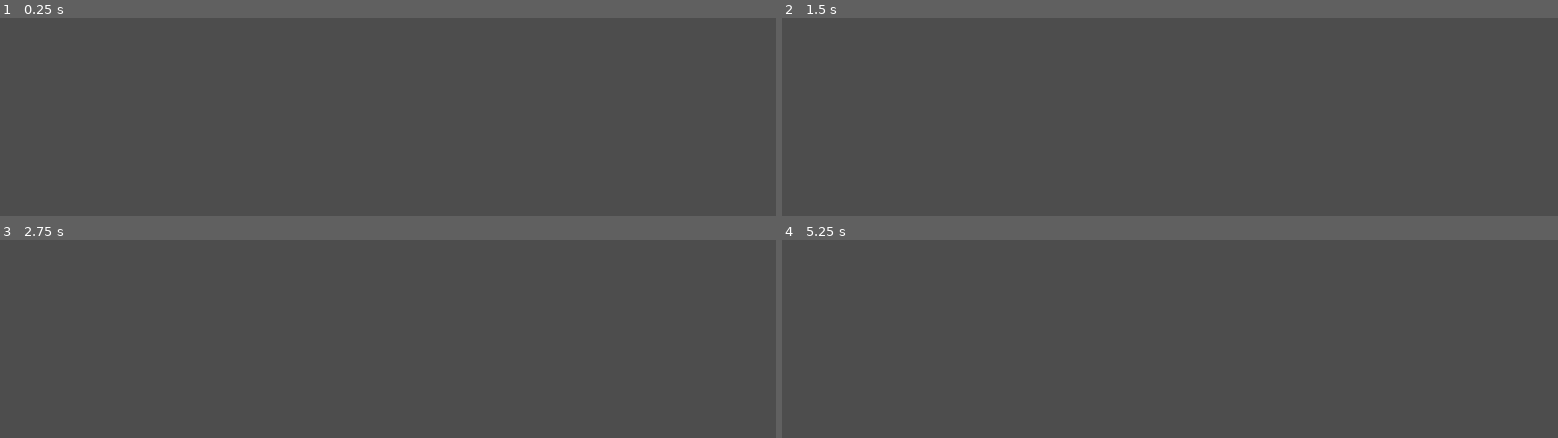
Above: before the commit, frames 1-4 (two rows, left to right).
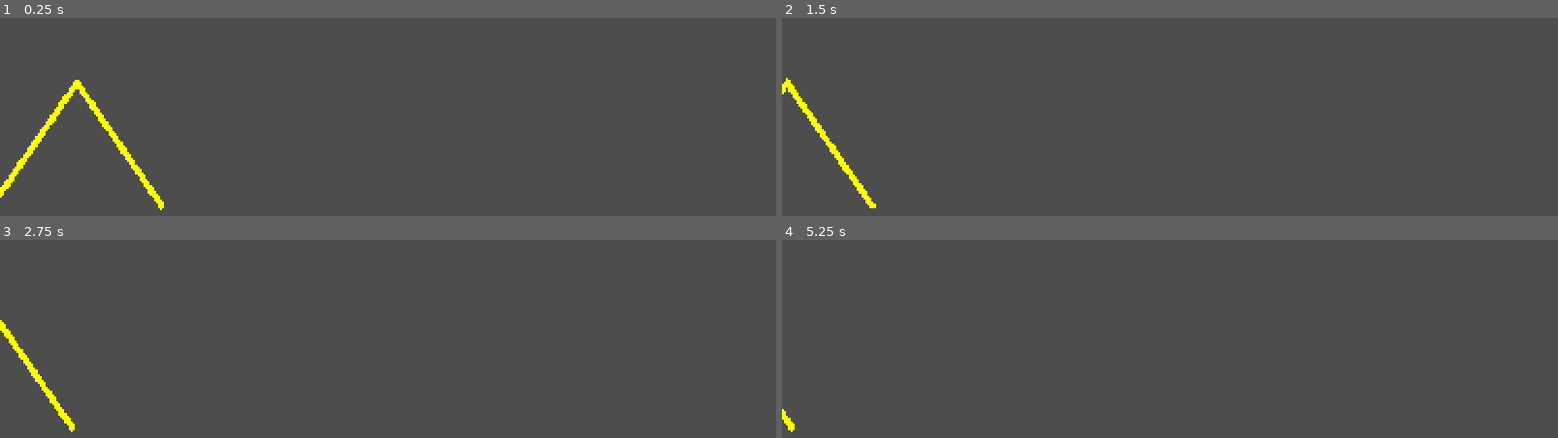
Above: after the commit, the same moments.

Repository: YugeCse/first-blood
Game: Godot game, scene res://scenes/tscns/unit_test_scene.tscn
Same seed, same stepped clock (60 frames per second), same inputs: the game is played once before the commit and once after it. This scene is started directly instead of the project's main scene.
Inputs:
- Up to frame 1 (0.25 s): no input
- Up to frame 2 (1.5 s): tap Enter at 0.5 s; hold Right (ui_right) from 0.53 s (still down); tap Up (ui_up) at 0.77 s
- Up to frame 3 (2.75 s): tap Up (ui_up) at 1.52 s; release Right (ui_right) at 2.03 s; hold Left (ui_left) from 2.03 s (still down)
- Up to frame 4 (5.25 s): release Left (ui_left) at 2.78 s; hold Right (ui_right) 2.78-4.28 s; tap Up (ui_up) at 3.02, 3.77, 4.52 s; tap Space at 4.25 s; hold Left (ui_left) 4.28-5.03 s; tap Enter at 5 s; hold Right (ui_right) from 5.03 s (still down)

The runs differ from the first frame. In frame 1, 1.2% of the frame differs, in the area x 0-22%, y 31-98%; in frame 2, 0.7%; in frame 3, 0.5%; in frame 4, less than 0.1%.

Commit message:
#优化油桶爆炸飞行路径

Diff:
--- /dev/null
+++ b/scenes/scripts/unit_test_scene.gd
@@ -0,0 +1,73 @@
+@tool
+extends Control
+
+# Called when the node enters the scene tree for the first time.
+func _ready() -> void:
+	var path2d = Path2D.new()
+	path2d.curve = _create_bom_road()
+	var line2d = draw_curve_with_line2d( _create_bom_road())
+	line2d.position = Vector2(200, 200)
+
+	line2d.width = 3
+	line2d.default_color = Color.YELLOW
+
+	line2d.points = path2d.curve.get_baked_points()
+
+	#var start_pos = global_position
+	#var contrl_pos = _get_bom_high_coord()
+	#var dist_x = contrl_pos.x - start_pos.x
+	#var final_pos = Vector2(contrl_pos.x + dist_x, start_pos.y)
+	#
+	## 采样显示
+	#var points: PackedVector2Array = []
+	#var sample_count = 100
+	#for i in range(sample_count + 1):
+		#var t = i / float(sample_count)
+		## 二次贝塞尔公式
+		#var point = (1.0 - t) * (1.0 - t) * start_pos + \
+				   #2.0 * (1.0 - t) * t * contrl_pos + \
+				   #t * t * final_pos
+		#points.append(point)
+	#line2d.points = points
+	add_child(path2d)
+	add_child(line2d)
+	print('hello')
+
+# Called every frame. 'delta' is the elapsed time since the previous frame.
+func _process(_delta: float) -> void:
+	pass
+
+## 获取爆炸最高点
+func _get_bom_high_coord() -> Vector2:
+	var d_x = randf_range(15, 60)
+	var d_h = randf_range(30, 80)
+	var dir = -1 if randi_range(0, 1) == 0 else 1
+	return Vector2(global_position.x + dir * d_x, global_position.y - d_h)
+
+func _create_bom_road() -> Curve2D:
+	var start_pos = global_position
+	var contrl_pos = _get_bom_high_coord()
+	var dist_x = contrl_pos.x - start_pos.x
+	var final_pos = Vector2(contrl_pos.x + dist_x, start_pos.y)
+	var curve = Curve2D.new()
+	curve.add_point(start_pos)
+	# 中间控制点（二次贝塞尔的控制点）
+	# 计算控制柄，使点成为三次贝塞尔的中间点
+	var in_vec = (contrl_pos - start_pos) * 0.5
+	var out_vec = (final_pos - contrl_pos) * 0.5
+
+	curve.add_point(contrl_pos, -in_vec, out_vec)
+
+	curve.add_point(final_pos)
+	prints(start_pos, contrl_pos, final_pos)
+	return curve
+
+func draw_curve_with_line2d(curve: Curve2D) -> Line2D:
+	var line2d = Line2D.new()
+	line2d.width = 2.0
+	line2d.default_color = Color.RED
+
+	# 采样曲线点
+	var points: PackedVector2Array = curve.get_baked_points()
+	line2d.points = points
+	return line2d
--- a/scenes/tscns/unit_test_scene.tscn
+++ b/scenes/tscns/unit_test_scene.tscn
@@ -1,9 +1,17 @@
-[gd_scene load_steps=3 format=3 uid="uid://dgkelgmd78yuo"]
+[gd_scene load_steps=4 format=3 uid="uid://dgkelgmd78yuo"]
 
+[ext_resource type="Script" uid="uid://78kn2f672rht" path="res://scenes/scripts/unit_test_scene.gd" id="1_eoldt"]
 [ext_resource type="PackedScene" uid="uid://bu0oiv8b0bb31" path="res://sprites/tscns/player.tscn" id="2_b2bbi"]
 [ext_resource type="PackedScene" uid="uid://bxbxxvkyn1qiw" path="res://sprites/tscns/turret.tscn" id="3_l3rtl"]
 
-[node name="UnitTestScene" type="Node2D"]
+[node name="UnitTestScene" type="Control"]
+layout_mode = 3
+anchors_preset = 15
+anchor_right = 1.0
+anchor_bottom = 1.0
+grow_horizontal = 2
+grow_vertical = 2
+script = ExtResource("1_eoldt")
 
 [node name="Player" parent="." instance=ExtResource("2_b2bbi")]
 position = Vector2(391, 279)
--- a/sprites/scripts/barrel.gd
+++ b/sprites/scripts/barrel.gd
@@ -1,10 +1,7 @@
 class_name Barrel extends Area2D
 
-enum State {
-	idle,
-	bom,
-	destroy
-}
+## 状态
+enum State { idle, bom, destroy }
 
 ## 是否是红色的
 @export
@@ -49,60 +46,49 @@
 ## 飞行速度
 var _fly_speed: float = 100.0
 
-## 最大飞行距离
-var _max_fly_distance: float
+## 爆炸路线
+var _bom_path: Path2D
 
-## 飞行方向
-var _fly_direction: Vector2
+## 爆炸的点位跟随
+var _bom_path_follow: PathFollow2D
 
-## 开始飞行的坐标
-var _start_fly_position: Vector2
-
-## 是否到达最大距离了
-var _is_attach_max_distance: bool = false
+## 爆炸路径总长度
+var _bom_path_total_len: float = 0.0
 
 ## 爆炸声的音频数据
 @onready
 var bom_effect_audio_stream = preload('res://assets/audio/explosion_effect.ogg')
 
 func _ready() -> void:
+	sprite.visible = true
+	bom_sprite.visible = false
 	bom_attack = randf_range(10.0, 50.0)
 	bom_sprite.animation_finished\
-		.connect(func(): state = State.destroy)
+		.connect(func(): state = State.destroy; queue_free())
 	bom_area_detector.set_deferred(&'monitoring', false)
 	bom_area_detector.set_deferred(&'monitorable', false)
 	bom_sprite.frame_changed.connect(_on_bom_sprite_frame_changed)
 
 func _process(delta: float) -> void:
-	if state == State.idle:
-		sprite.visible = true
-		bom_sprite.visible = false
-	elif state == State.bom:
-		sprite.visible = false
-		bom_sprite.visible = true
-	else: #已经被销毁
-		queue_free()
-		return
-	if _fly_direction: #如果已经在飞行了，执行抛物线
+	if _bom_path_follow and state != State.bom: #如果已经在飞行了，执行抛物线
 		_fly_time += delta #累计计算飞行了的时间
-		var distance = global_position\
-			.distance_to(_start_fly_position)
-		if distance < _max_fly_distance:
-			global_position += _fly_direction * _fly_speed * delta
-		else:
-			if state == State.bom: return #已经爆炸了，直接返回
-			if not _is_attach_max_distance:
-				_is_attach_max_distance = true
-				_fall_bom_time = randf_range(0.1, 0.3)
-				_fly_direction.x = 1 if randi_range(0, 1) == 1 else -1
-			if state == State.idle and\
-				_fall_bom_time and _fly_time > _fall_bom_time:
-				_show_bom_effect() #显示爆炸效果
-				return #爆炸了就不能继续飞行了，要返回
-			_fly_direction.y = 1.0 #重力加速度计算
-			var velocity = Vector2(_fly_speed * _fly_direction.x, 0.0)
-			velocity.y += 98.0 #使用重力加速度
-			global_position += velocity * delta #重新更新坐标位置
+		if state == State.idle and\
+			_fall_bom_time and _fly_time > _fall_bom_time:
+			_show_bom_effect() #显示爆炸效果
+			return #爆炸了就不能继续飞行了，要返回
+		_bom_path_follow.progress_ratio +=\
+			(_fly_speed * delta) / _bom_path_total_len
+		global_position = _bom_path.curve.sample_baked(_bom_path_follow.progress)
+
+## 设置激活飞行模式
+func _set_active_fly_mode() -> void:
+	var bom_path2d = _create_bom_path2d()
+	add_child(bom_path2d)
+	_bom_path = bom_path2d
+	_bom_path_total_len = bom_path2d.curve.get_baked_length()
+	_bom_path_follow = PathFollow2D.new()
+	_bom_path_follow.loop = false
+	bom_path2d.add_child(_bom_path_follow)
 
 ## 获取爆炸影响矩形数据
 func _get_bom_effect_area_rect() -> Rect2:
@@ -117,13 +103,41 @@
 	audio_player.autoplay = true
 	audio_player.playback_type = AudioServer.PLAYBACK_TYPE_STREAM
 	add_child(audio_player) #添加到树节点中
-
+	# 设置当前状态为爆炸状态
 	state = State.bom
+	sprite.visible = false
+	bom_sprite.visible = true
 	self.set_deferred(&'monitoring', false)
 	self.set_deferred(&'monitorable', false)
 	bom_sprite.play(&'default')
 	bom_area_detector.set_deferred(&'monitoring', true)
 	bom_area_detector.set_deferred(&'monitorable', true)
+
+## 获取爆炸最高点
+func _get_bom_high_coord() -> Vector2:
+	var d_x = randf_range(15, 80)
+	var d_h = randf_range(15, 80)
+	var dir = -1 if randi_range(0, 1) == 0 else 1
+	return Vector2(global_position.x + dir * d_x, global_position.y - d_h)
+
+## 创建爆炸运行曲线
+func _create_bom_path2d() -> Path2D:
+	var start_pos = global_position
+	var contrl_pos = _get_bom_high_coord()
+	var dist_x = contrl_pos.x - start_pos.x
+	var final_pos = Vector2(contrl_pos.x + dist_x + sign(dist_x) * randf() * 30, start_pos.y)
+	var curve = Curve2D.new()
+	curve.add_point(start_pos)
+	# 中间控制点（二次贝塞尔的控制点）
+	# 计算控制柄，使点成为三次贝塞尔的中间点
+	var in_vec = (contrl_pos - start_pos) * 0.5
+	var out_vec = (final_pos - contrl_pos) * 0.5
+	curve.add_point(contrl_pos, -in_vec, out_vec)
+	curve.add_point(final_pos)
+
+	var path2d = Path2D.new()
+	path2d.curve = curve
+	return path2d
 
 ## 爆炸帧的变更事件
 func _on_bom_sprite_frame_changed():
@@ -142,13 +156,10 @@
 					.intersects(cur_rect))
 			if not neigbors or neigbors.size() == 0: return
 			for neigbor in neigbors:
-				neigbor._max_fly_distance = randf_range(35, 80)
+				neigbor._fly_time = 0.0
 				neigbor._fly_speed = randf_range(100.0, 200.0)
-				neigbor._fly_direction = Vector2.from_angle(\
-					deg_to_rad(randf_range(190, 350)))
-				neigbor._start_fly_position = neigbor.global_position
-				neigbor._fly_time = 0.0
-				neigbor._is_attach_max_distance = false
+				neigbor._fall_bom_time = randf_range(0.15, 0.5)
+				neigbor._set_active_fly_mode() #设置激活飞行模式
 		return
 	bom_area_detector.set_deferred(&'monitoring', false)
 	bom_area_detector.set_deferred(&'monitorable', false)
--- a/sprites/scripts/player.gd
+++ b/sprites/scripts/player.gd
@@ -165,7 +165,7 @@
 	elif global_position.x >= max_x:
 		global_position.x = max_x
 	if global_position.y >= max_y:
-		print('玩家已经跳崖了，Go Die!')
+		#print('玩家已经跳崖了，Go Die!')
 		GlobalSignals.on_player_dead.emit(global_position)
 
 ## 玩家角色发射子弹
--- a/sprites/scripts/turret.gd
+++ b/sprites/scripts/turret.gd
@@ -38,6 +38,9 @@
 
 @onready
 var collision_shape = $CollisionShape2D
+
+@onready
+var body_area = $BodyArea2D
 
 @onready
 var detector_area: Area2D = $DetectorArea2D
@@ -126,6 +129,8 @@
 	if not is_destory:
 		is_destory = true
 		_show_explosion_effect() #显示爆炸效果
+	body_area.set_deferred(&'monitoring', false)
+	body_area.set_deferred(&'monitorable', false)
 	collision_shape.set_deferred(&'disabled', true)
 	if shoot_timer and\
 		not shoot_timer.is_stopped():
Not shown, added: scenes/scripts/unit_test_scene.gd.uid
